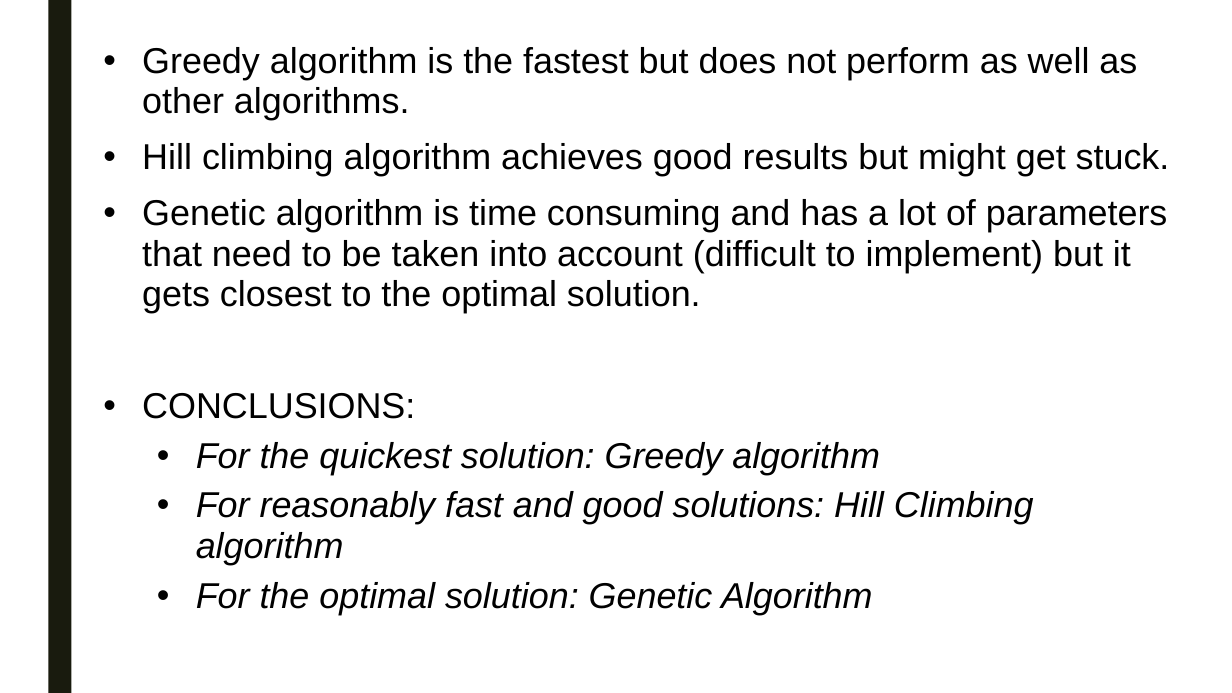
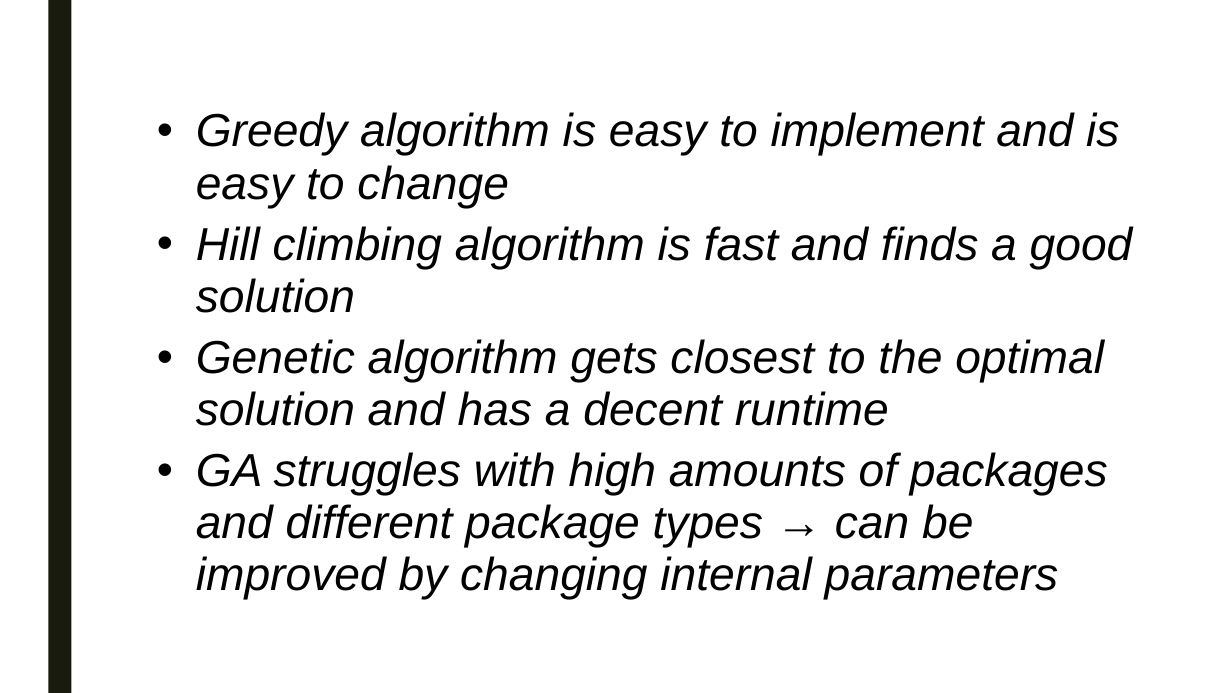
Before and after one commit to swengeler/PP3, a slide deck: slide 33 of Report, presentation and related stuff/Knapsack_problem.pptx (slide 28 before the commit). Drawn at 1232x693 pixels with LibreOffice and Linux fonts; fonts in the diff are those of the drawing. Boxes give left, top, right and bottom in pixels: in the first picture for what was removed or moved away, otherwise in the second. Text is boxed around its words. In the diff, an @@ line names an element or a change of style, - is before the commit and + after.

Commit message:
Changes

```diff
--- a/Report, presentation and related stuff/Knapsack_problem.pptx
+++ b/Report, presentation and related stuff/Knapsack_problem.pptx
@@ text at (196,112,1133,600): text changed; size 28 to 36 pt; italic on @@
-• Greedy algorithm is the fastest but does not perform as well as other algorithms.
-• Hill climbing algorithm achieves good results but might get stuck.
-• Genetic algorithm is time consuming and has a lot of parameters that need to be taken into account (difficult to implement) but it gets closest to the optimal solution.
-• CONCLUSIONS:
-  • For the quickest solution: Greedy algorithm
-  • For reasonably fast and good solutions: Hill Climbing algorithm
-  • For the optimal solution: Genetic Algorithm
+  • Greedy algorithm is easy to implement and is easy to change
+  • Hill climbing algorithm is fast and finds a good solution
+  • Genetic algorithm gets closest to the optimal solution and has a decent runtime
+  • GA struggles with high amounts of packages and different package types → can be improved by changing internal parameters
```
Also in this commit, not shown: 12 other slides changed, 13 slides added, 8 slides removed.
